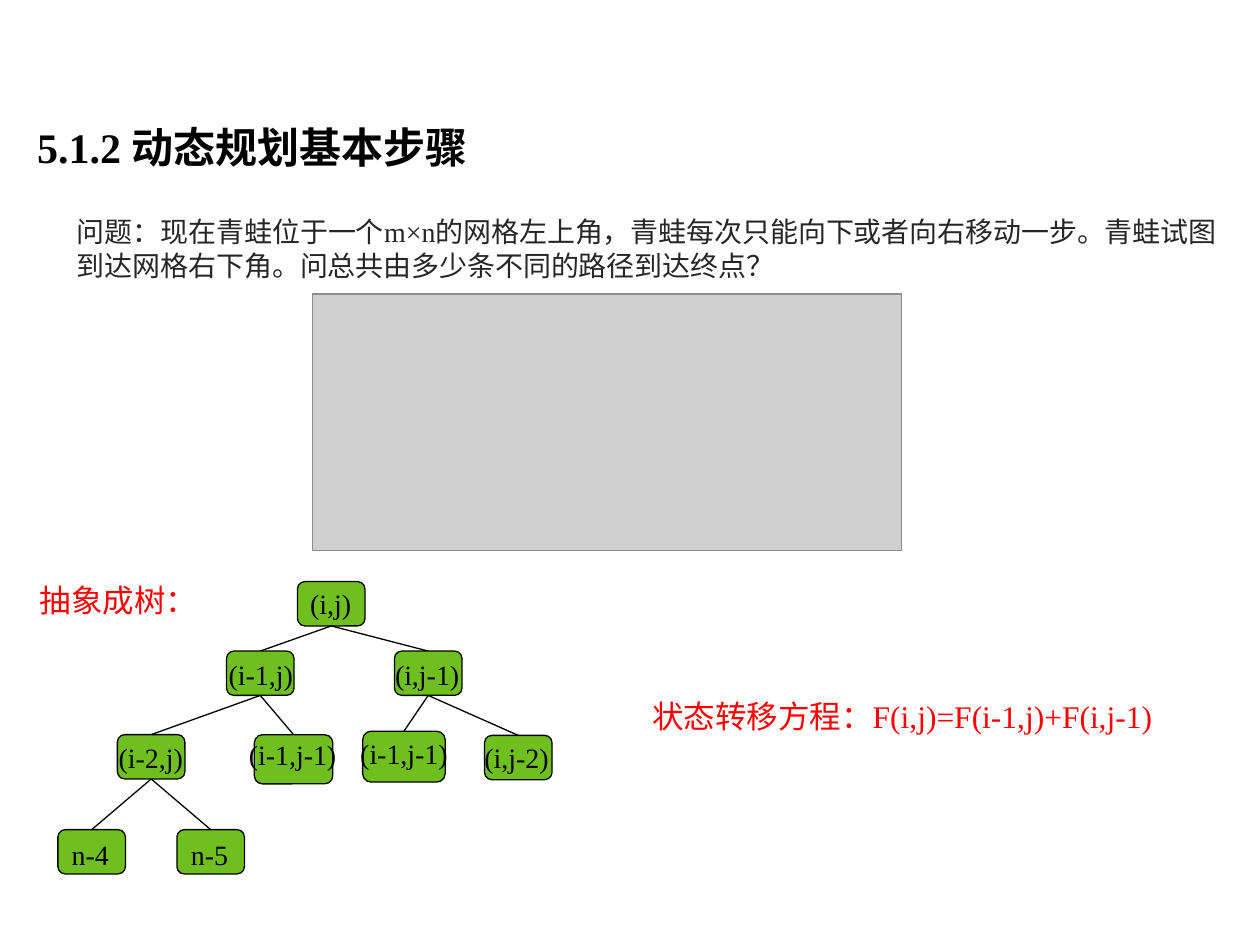
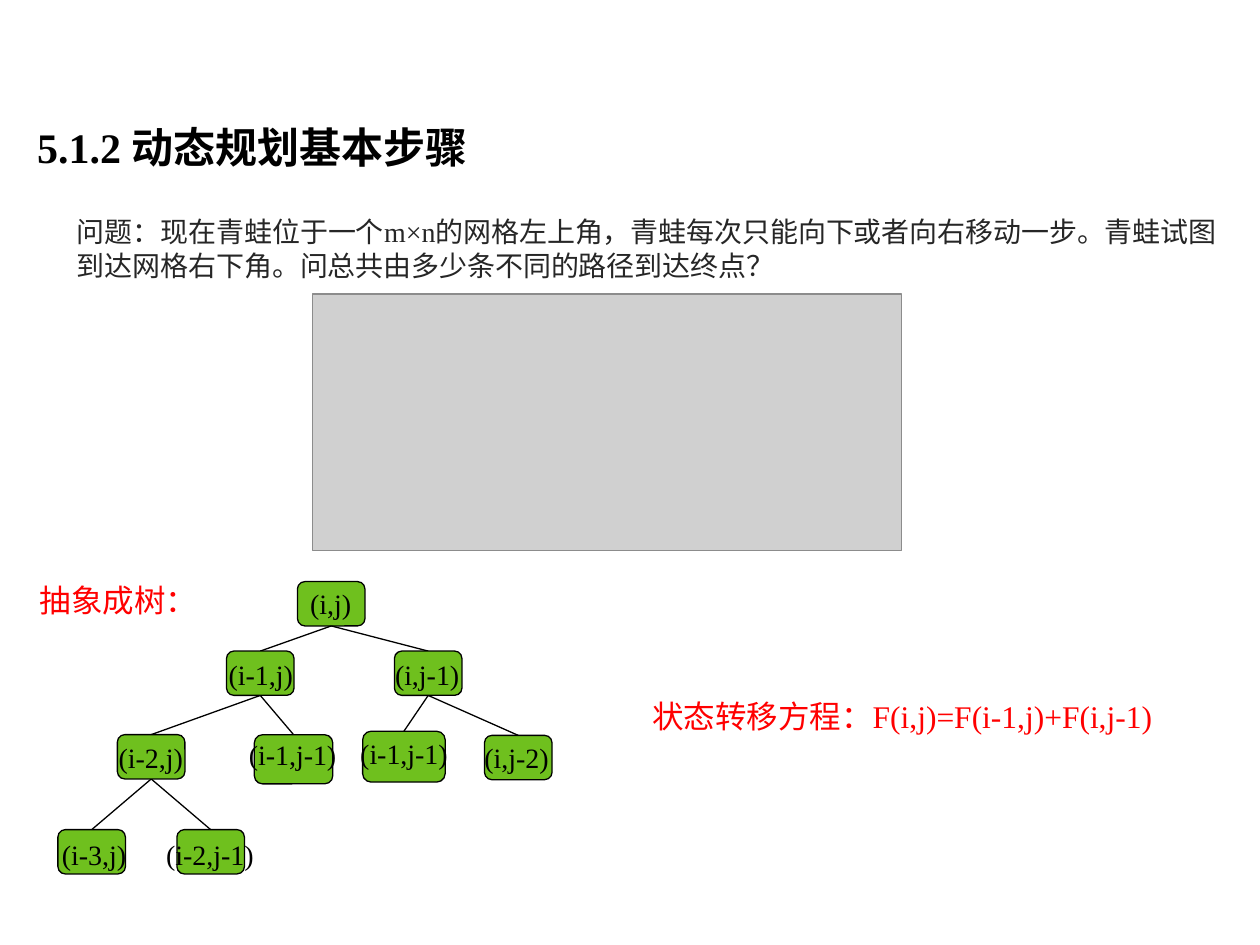
Before and after one commit to liutongling/DP, a slide deck: slide 15 of file/第5章 动态规划法.pptx. Drawn at 1260x945 pixels with LibreOffice and Linux fonts; fonts in the diff are those of the drawing; grey boxes stand for pictures; background and template pictures are left out. Boxes give left, top, right and bottom in pixels: in the first picture for what was removed or moved away, otherwise in the second. Text is boxed around its words. In the diff, an @@ line names an element or a change of style, - is before the commit and + after.

```diff
--- a/file/第5章 动态规划法.pptx
+++ b/file/第5章 动态规划法.pptx
@@ text at <box>62,843,126,870</box>: text changed @@
-n-4
+(i-3,j)
@@ text at <box>166,843,254,870</box>: text changed @@
-n-5
+(i-2,j-1)
```
Also in this commit, not shown: 2 other slides changed.
